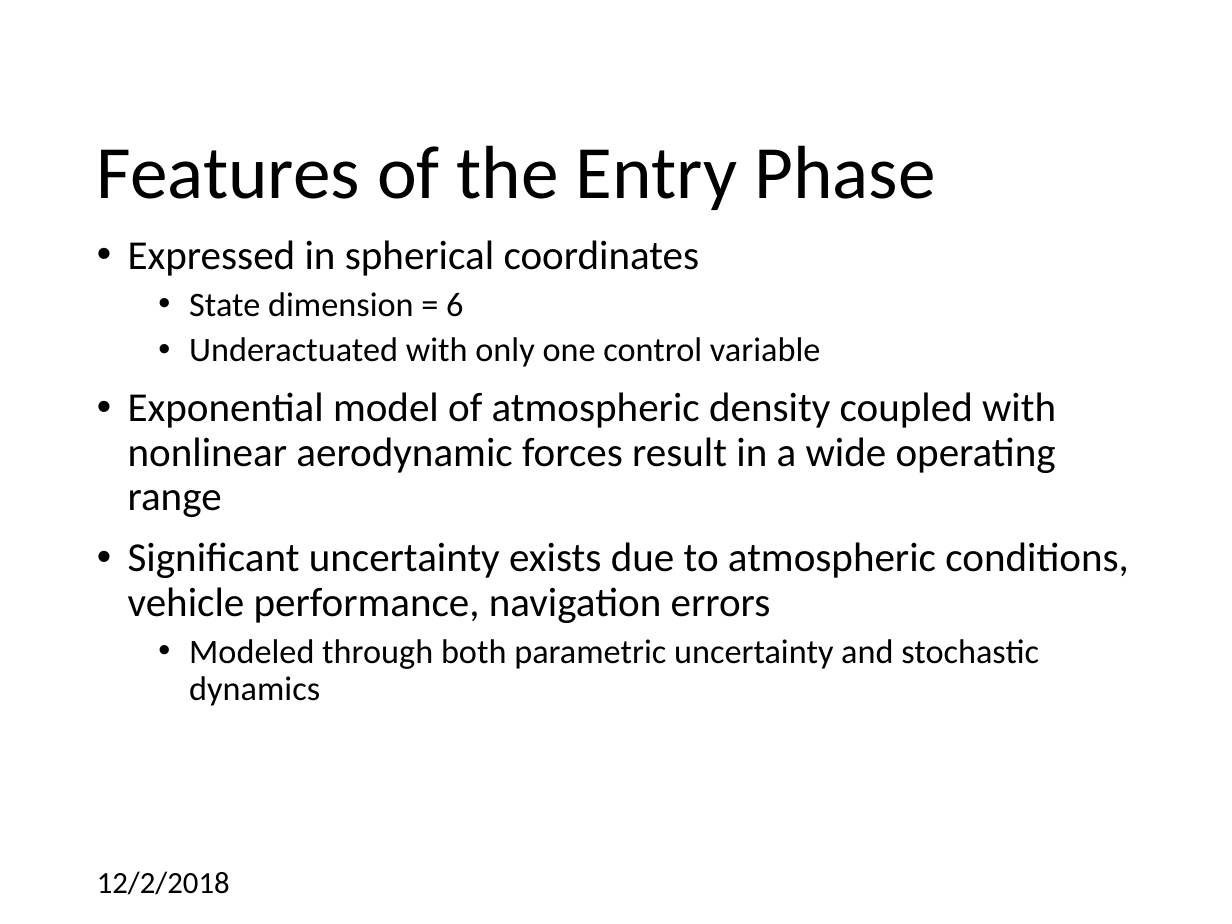
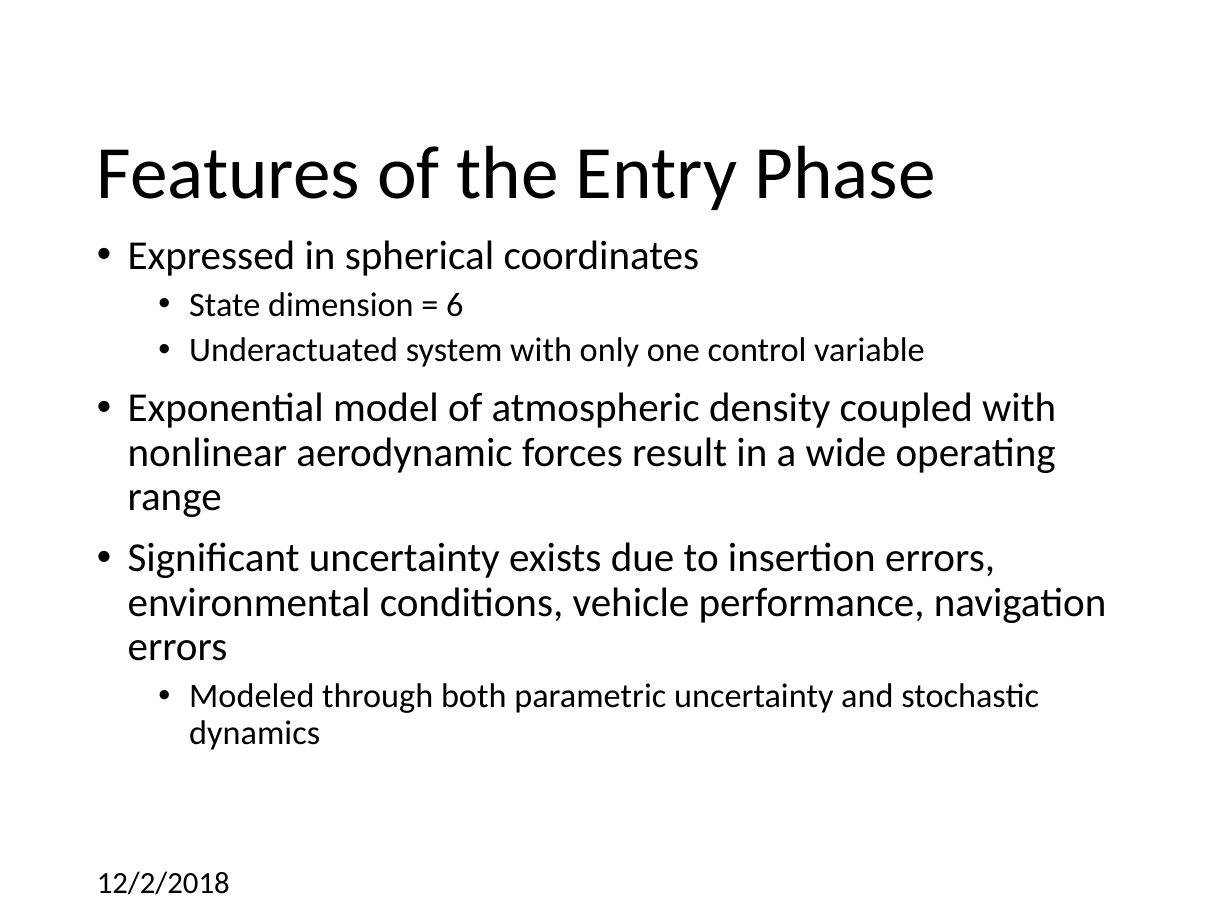
Before and after one commit to CDNoyes/EDL-Py, a slide deck: slide 7 of Documents/Qual Exam.pptx (slide 6 before the commit). Drawn at 1232x924 pixels with LibreOffice and Linux fonts; fonts in the diff are those of the drawing; background and template pictures are left out. Boxes give left, top, right and bottom in pixels: in the first picture for what was removed or moved away, otherwise in the second. Text is boxed around its words. In the diff, an @@ line names an element or a change of style, - is before the commit and + after.

```diff
--- a/Documents/Qual Exam.pptx
+++ b/Documents/Qual Exam.pptx
@@ text at (189,337,924,367): text changed @@
-  • Underactuated with only one control variable
+  • Underactuated system with only one control variable
@@ text at (128,542,1106,661): text changed @@
-• Significant uncertainty exists due to atmospheric conditions, vehicle performance, navigation errors
+• Significant uncertainty exists due to insertion errors, environmental conditions, vehicle performance, navigation errors
```
Also in this commit, not shown: 14 other slides changed, 3 slides added.
